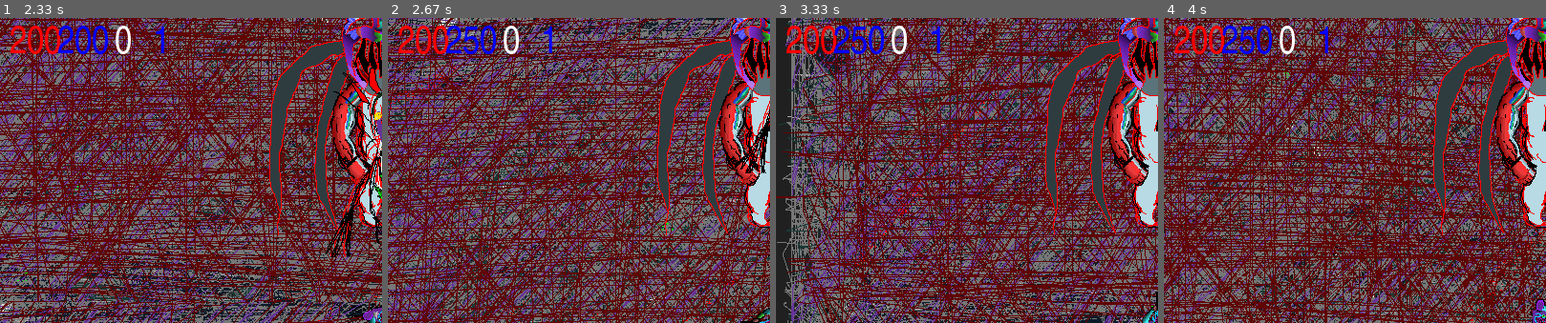
Above: before the commit, frames 1-4 (left to right).
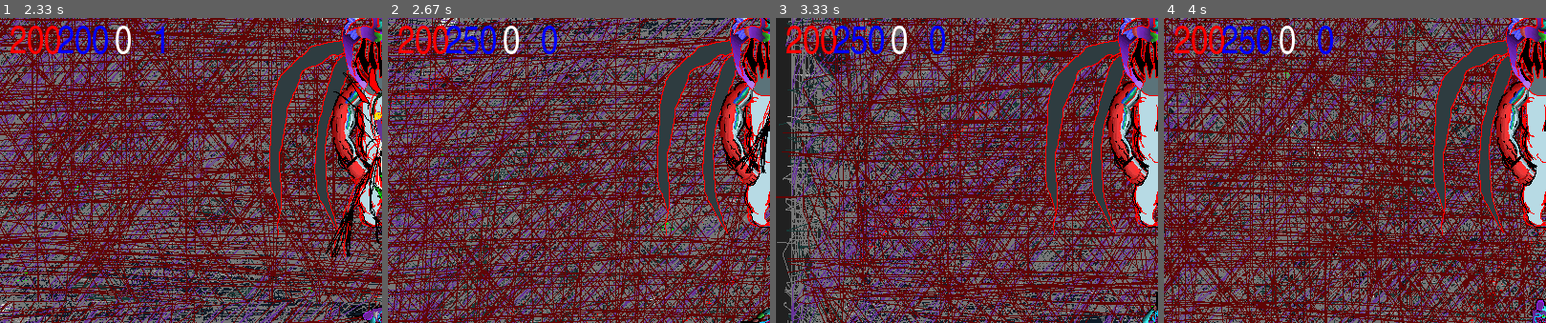
Above: after the commit, the same moments.

Repository: ESPP-ZDT/souls-class
Game: pygame game, started from main.py
Two runs of this game, one before a commit and one after it. Both use one fixed random seed, a clock stepped at 60 frames per second and the inputs below.
Inputs:
- Up to frame 1 (2.33 s): hold Right 0.33-0.8 s; hold Up 0.88-1.18 s; hold Right 1.22-1.68 s; hold Left 1.72-2.25 s; tap X at 1.78, 2.08 s; hold Down from 2.28 s (still down)
- Up to frame 2 (2.67 s): tap X at 2.35 s; tap Z at 2.43 s; release Down at 2.58 s; hold Left from 2.62 s (still down)
- Up to frame 3 (3.33 s): tap X at 2.68, 2.98, 3.12 s; release Left at 3.02 s; hold Up from 3.05 s (still down)
- Up to frame 4 (4 s): release Up at 3.42 s; hold Right from 3.45 s (still down); tap X at 3.52, 3.82 s; tap Z at 3.6 s
The pictures show only the part of the screen within x 0-50%, y 0-50%; the shares and areas given below are measured in that part.

Frame 1 is identical in both runs. In frame 2, 0.3% of the frame differs, in the area x 40-45%, y 2-12%; in frame 3, 0.3%; in frame 4, 0.3%.

Commit message:
hud works, it needs to be updated at the moment of action

Diff:
--- a/hero.py
+++ b/hero.py
@@ -131,6 +131,7 @@
         changeLabel(self.health_display, str(self.hero_health), self.hpcolor)
         changeLabel(self.mana_display, str(self.mana), self.mana_color)
         changeLabel(self.souls_display, str(self.souls), self.souls_color)
+        changeLabel(self.display_manapotions, str(self.mana_potions), self.mana_color)
 
 
 
